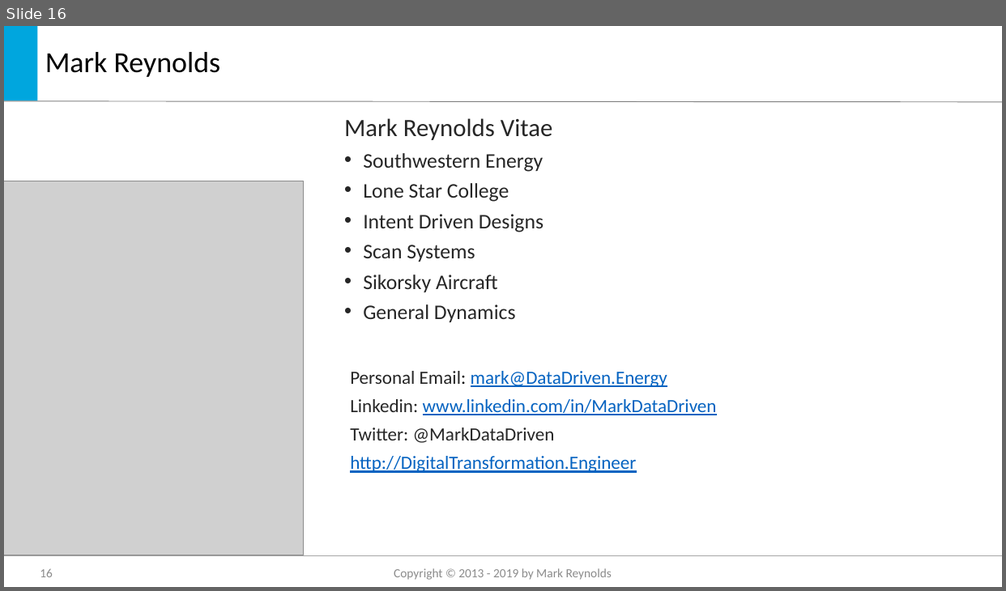
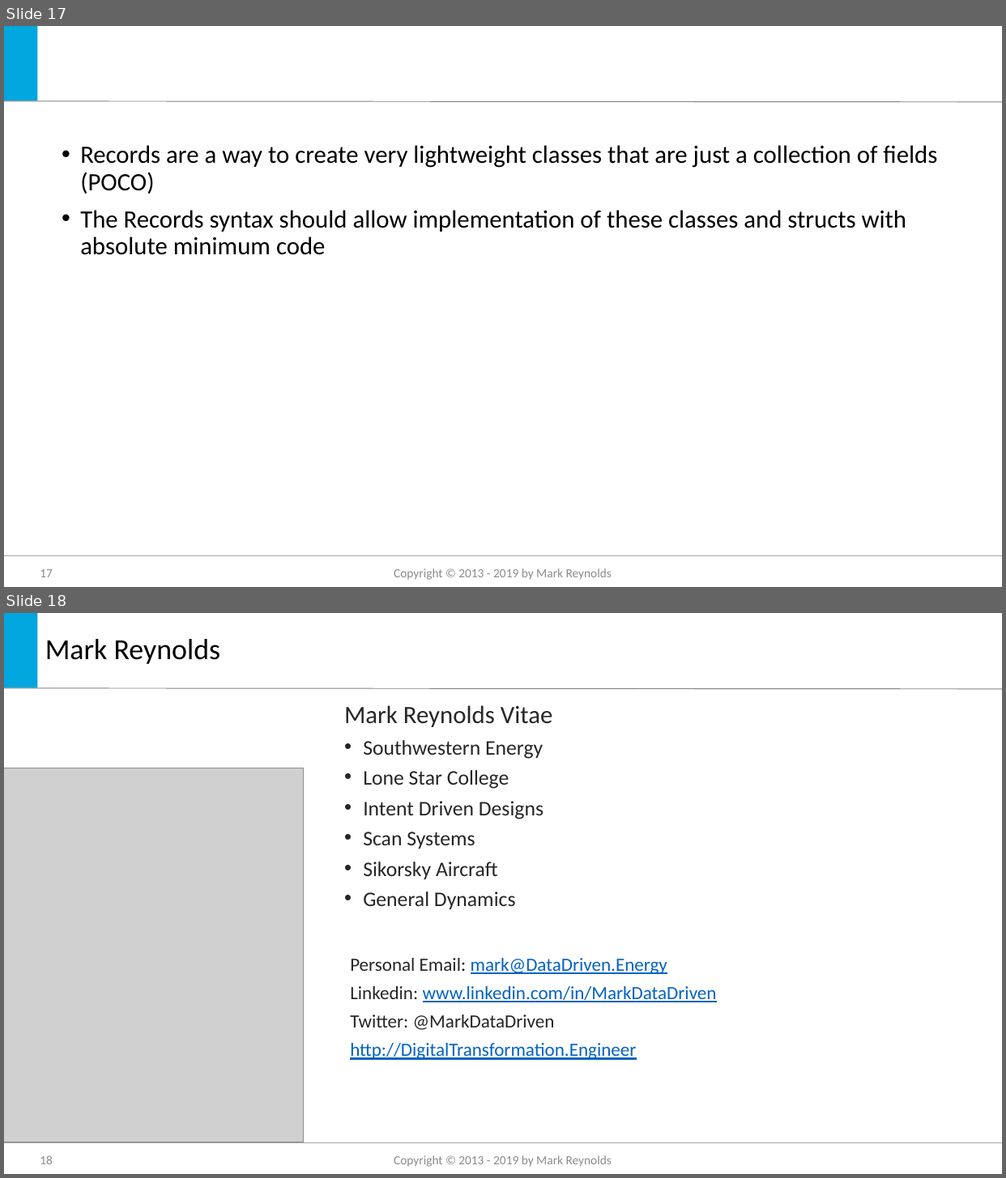
Before and after one commit to jmreynolds/CSharp8, a slide deck: Whats new in C#8.pptx. Shown one above the other, each under a label of ours: slide 16 before the commit, slides 17 and 18 after it. The pictures are 1006x591 and 1006x1178 pixels, drawn with LibreOffice and Linux fonts; fonts in the diff are those of the drawing; grey boxes stand for pictures; background and template pictures are left out. Boxes give left, top, right and bottom in pixels: in the first picture for what was removed or moved away, otherwise in the second. Text is boxed around its words. In the diff, an @@ line names an element or a change of style, - is before the commit and + after.

```diff
--- a/Whats new in C#8.pptx
+++ b/Whats new in C#8.pptx
@@ slide 17 added at [4,26,1002,587], background #FFFFFF; not listed: 3 template elements that a slide beside it also shows @@
@@ text added at [80,145,937,255], 24 pt, text #000000 @@
+• Records are a way to create very lightweight classes that are just a collection of fields (POCO)
+• The Records syntax should allow implementation of these classes and structs with absolute minimum code
@@ page number added at [40,570,53,578], 12 pt, text #8C8C8C @@
+17
@@ text added at [394,569,612,580], 12 pt, text #8C8C8C @@
+Copyright © 2013 - 2019 by Mark Reynolds
@@ what was slide 16 is now slide 18 @@
@@ page number at [40,1156,53,1165]: text changed @@
-16
+18
```
Also in this commit, not shown: 1 slide changed, 1 other slide added, 4 other files.
